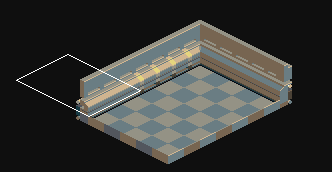
One commit to this Tiled map: res/tiled/levels/ship_pascal.tmx. Above: a wide view before the commit, with the close-up outlined.
Close-up. Old version:
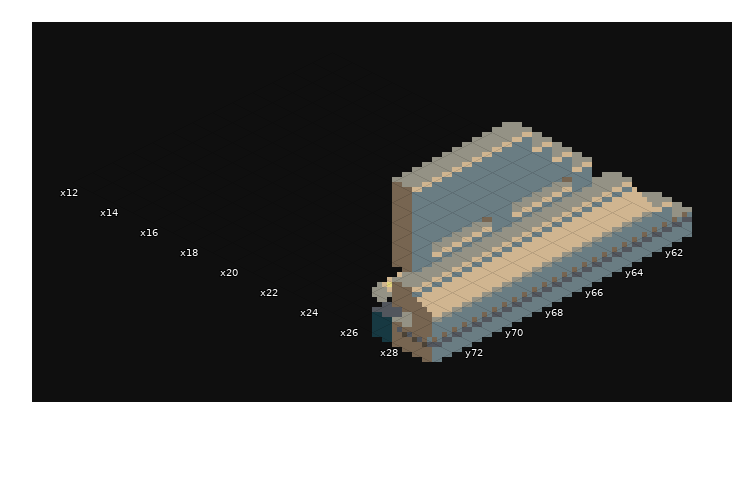
Cells are 8x4 px. Isometric: x runs down to the right, y down to the left. Shown: x 12..29, y 61..73. The commit also changed other parts of the map, which this record leaves out.
Once edited:
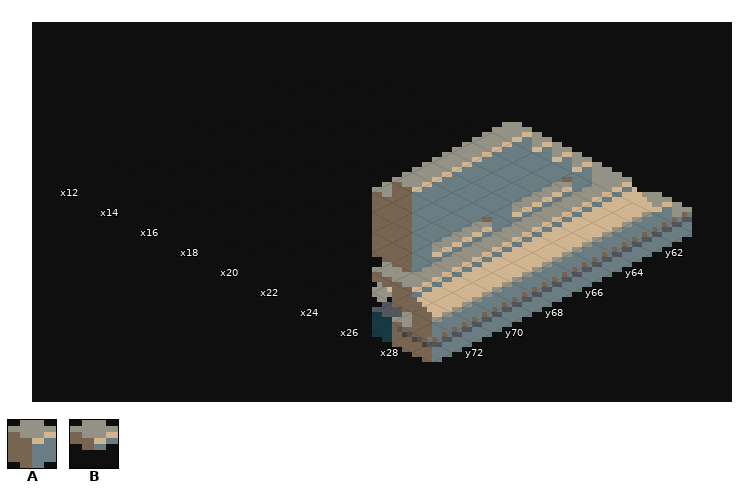
Key: from "CONGRUENT": A 129, B 131.
_ is an empty cell.
From old to new:
Layer "3d/walls/5":
y 61: x 25 _ -> B
y 70..71: x 25 _ -> B
Layer "3d/walls/6":
y 69: x 23 _ -> A
Layer "3d/walls/7":
y 68: x 22 _ -> A
Layer "3d/walls/8":
y 67: x 21 _ -> A
Pixel boxes of the changes (left, top, right, bottom) in both close-ups:
added: (592, 162, 612, 177)
added: (372, 182, 402, 287)
